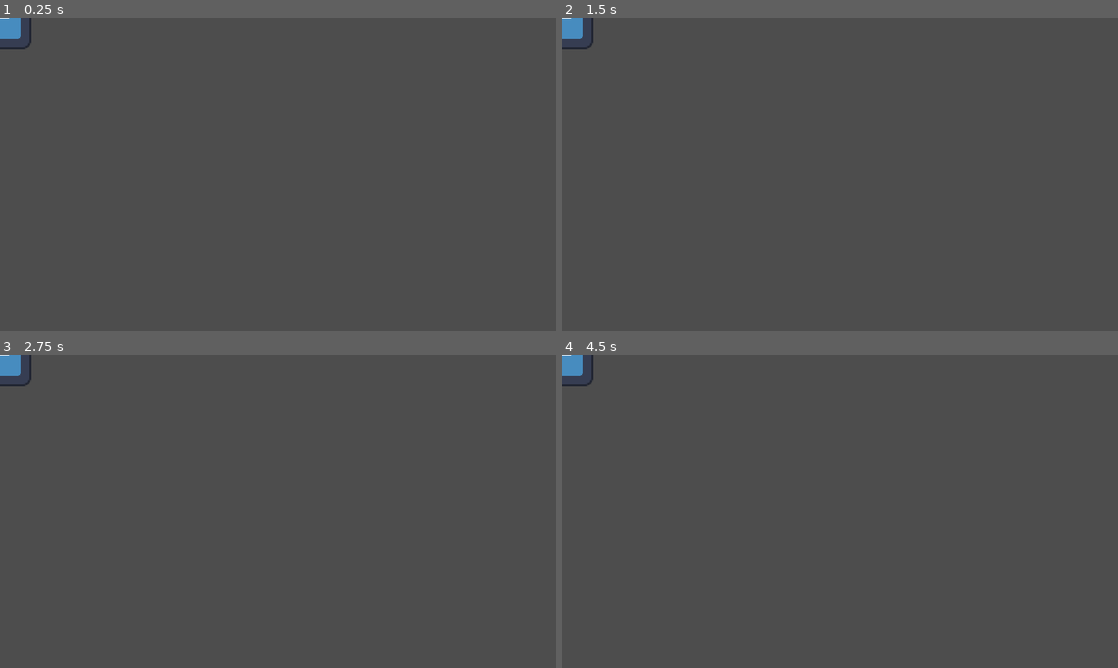
Above: before the commit, frames 1-4 (two rows, left to right).
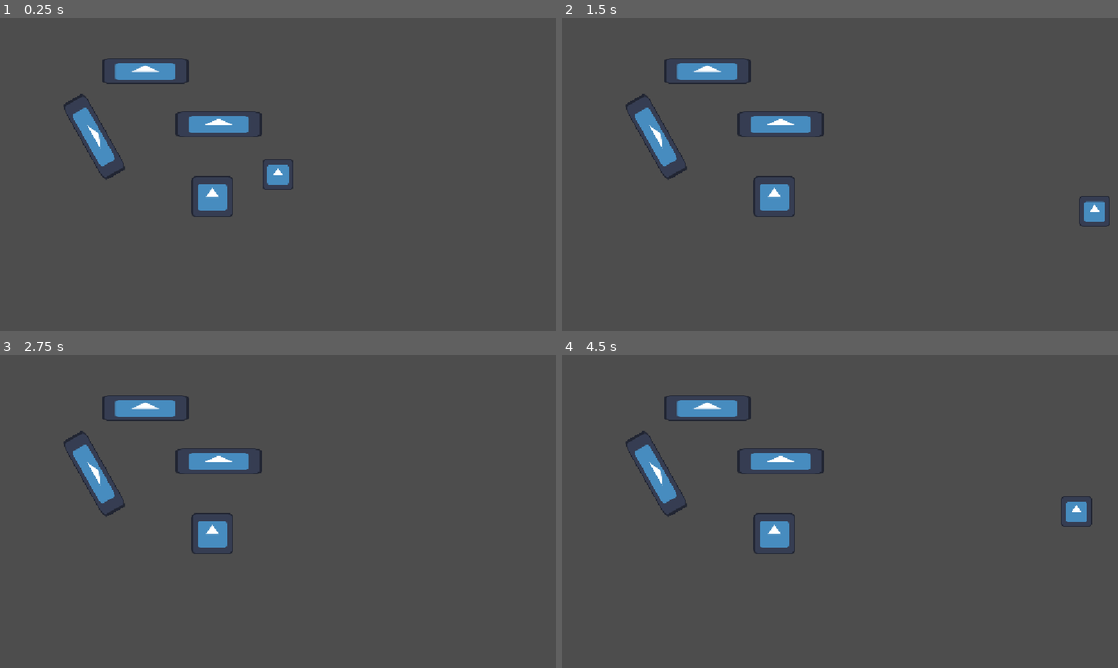
Above: after the commit, the same moments.

Repository: futurefleagames-lab/bee-line
Game: Godot game, scene res://scenes/test.tscn
Same seed, same stepped clock (60 frames per second), same inputs: the game is played once before the commit and once after it. The engine's default icon, where the game draws it, is replaced by a stand-in: a white triangle on a blue panel in a dark square.
Inputs:
- Up to frame 1 (0.25 s): no input
- Up to frame 2 (1.5 s): tap Enter at 0.5 s; hold D (right) 0.53-1.28 s; hold S (down) from 1.28 s (still down)
- Up to frame 3 (2.75 s): release S (down) at 2.03 s; hold D (right) from 2.03 s (still down)
- Up to frame 4 (4.5 s): tap Space at 2.75, 4.25 s; release D (right) at 2.78 s; hold W (up) 2.78-3.53 s; tap Enter at 3.5 s; hold A (left) from 3.53 s (still down)

The runs differ from the first frame. In frame 1, 3.4% of the frame differs, in the area x 0-53%, y 0-64%; in frame 2, 3.4%; in frame 3, 3.1%; in frame 4, 3.4%.

Commit message:
Basic movement 1

Diff:
--- a/scenes/bee.gd
+++ b/scenes/bee.gd
@@ -2,10 +2,11 @@
 extends CharacterBody2D
 
 
-const SPEED = 300.0
+const FORCE = 175.0
+const AIR_FRICTION = 0.12
 
 func _physics_process(delta: float) -> void:
 	#Get the desired direction based on input
 	var wish_direction = Input.get_vector("left","right","up","down")
-
+	velocity = velocity + wish_direction * FORCE - velocity * AIR_FRICTION
 	move_and_slide()
--- a/scenes/test.tscn
+++ b/scenes/test.tscn
@@ -1,7 +1,32 @@
 [gd_scene format=3 uid="uid://dlm4w8xudtcr1"]
 
 [ext_resource type="PackedScene" uid="uid://cppuuw1fl33ui" path="res://scenes/bee.tscn" id="1_errlg"]
+[ext_resource type="Texture2D" uid="uid://b6fknkx5hshft" path="res://icon.svg" id="2_bl13t"]
 
 [node name="test" type="Node2D" unique_id=702958792]
 
 [node name="Bee" parent="." unique_id=580368261 instance=ExtResource("1_errlg")]
+
+[node name="Camera2D" type="Camera2D" parent="." unique_id=1820287497]
+zoom = Vector2(0.5, 0.5)
+
+[node name="FakeObstacle" type="Sprite2D" parent="." unique_id=1948731475]
+position = Vector2(-762, -155.99997)
+rotation = 1.0559242
+scale = Vector2(2.8203127, 0.84375)
+texture = ExtResource("2_bl13t")
+
+[node name="FakeObstacle2" type="Sprite2D" parent="." unique_id=1973626720]
+position = Vector2(-246.00006, -208)
+scale = Vector2(2.8203127, 0.84375)
+texture = ExtResource("2_bl13t")
+
+[node name="FakeObstacle3" type="Sprite2D" parent="." unique_id=2010098753]
+position = Vector2(-271.99997, 92)
+scale = Vector2(1.3632814, 1.3437499)
+texture = ExtResource("2_bl13t")
+
+[node name="FakeObstacle4" type="Sprite2D" parent="." unique_id=137223882]
+position = Vector2(-550, -428)
+scale = Vector2(2.8203127, 0.84375)
+texture = ExtResource("2_bl13t")
